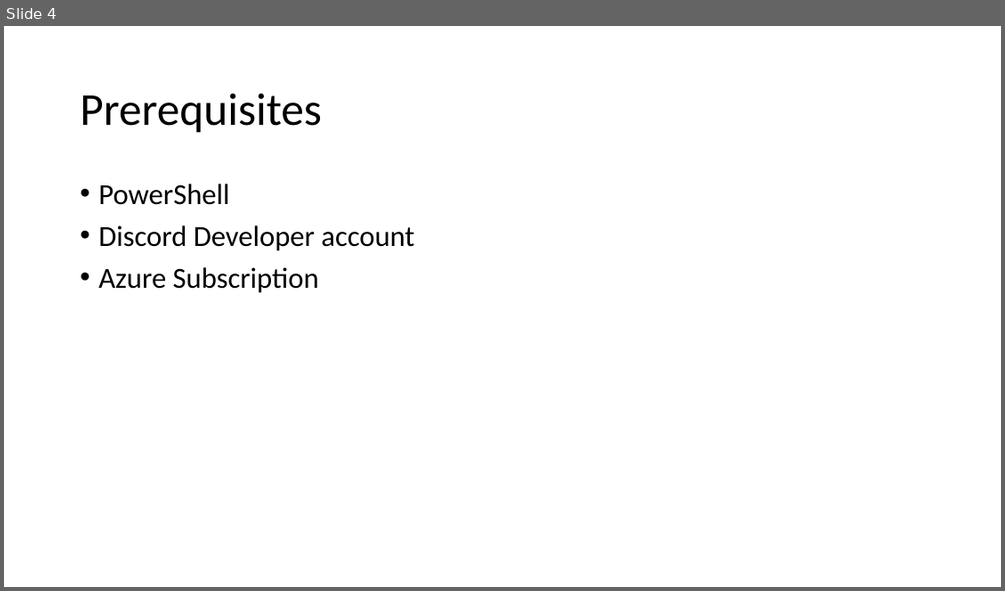
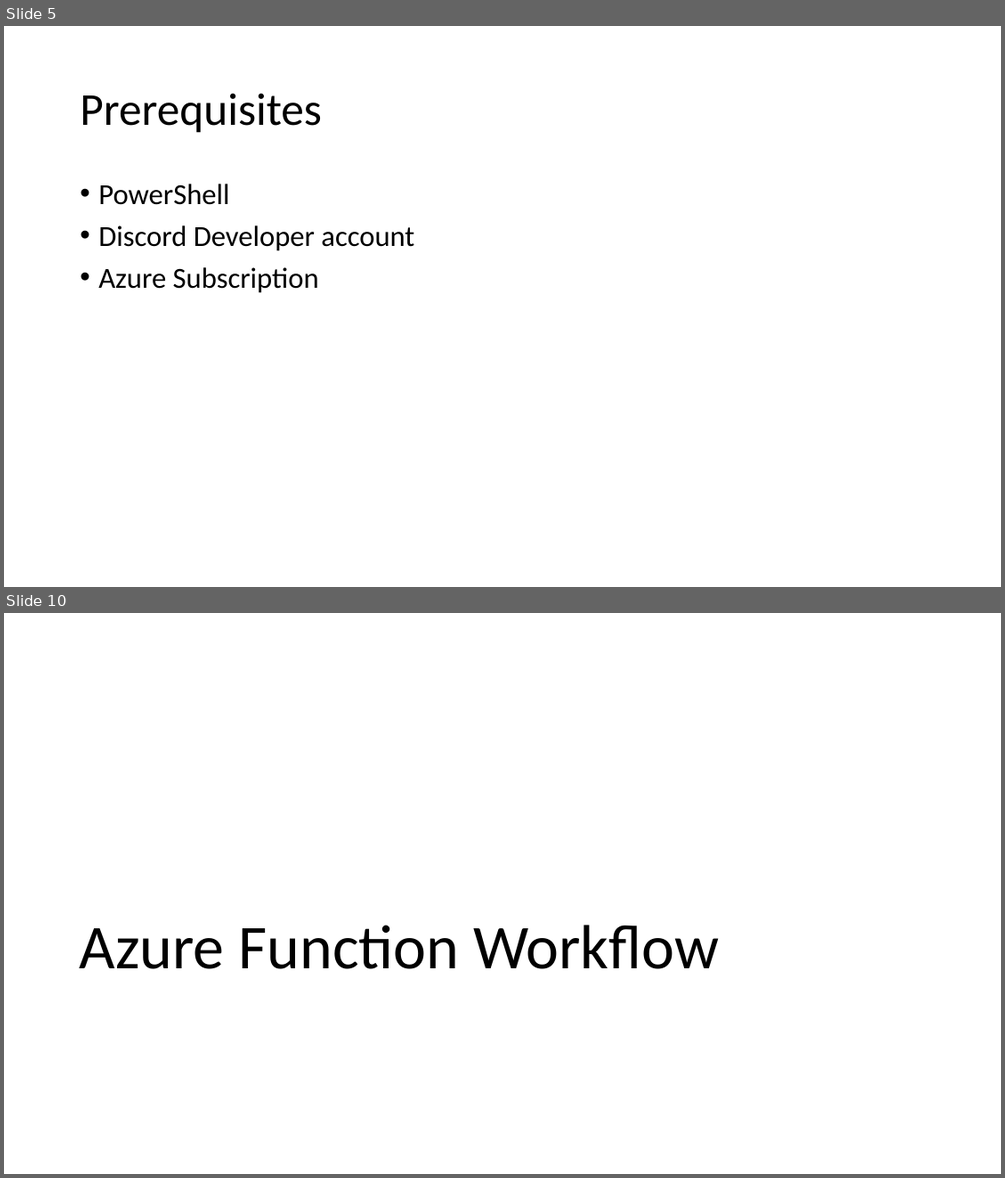
Before and after one commit to ThePoShWolf/Sessions, a slide deck: 2023-04-26 - Building a serverless Discord bot/PowerShell Summit 2023 - Serverless Discord bot.pptx. Shown one above the other, each under a label of ours: slide 4 before the commit, slides 5 and 10 after it; the slides between them are not shown. The pictures are 1005x591 and 1005x1178 pixels, drawn with LibreOffice and Linux fonts; fonts in the diff are those of the drawing; background and template pictures are left out. Boxes give left, top, right and bottom in pixels: in the first picture for what was removed or moved away, otherwise in the second. Text is boxed around its words. In the diff, an @@ line names an element or a change of style, - is before the commit and + after.

```diff
--- a/2023-04-26 - Building a serverless Discord bot/PowerShell Summit 2023 - Serverless Discord bot.pptx
+++ b/2023-04-26 - Building a serverless Discord bot/PowerShell Summit 2023 - Serverless Discord bot.pptx
@@ slide 10 added at bbox=[4, 613, 1001, 1174], background picture (left out) @@
@@ title added at bbox=[80, 925, 719, 969], 60 pt, text #000000 @@
+Azure Function Workflow
@@ what was slide 4 is now slide 5 @@
```
Also in this commit, not shown: 3 slides changed, 8 other slides added.
